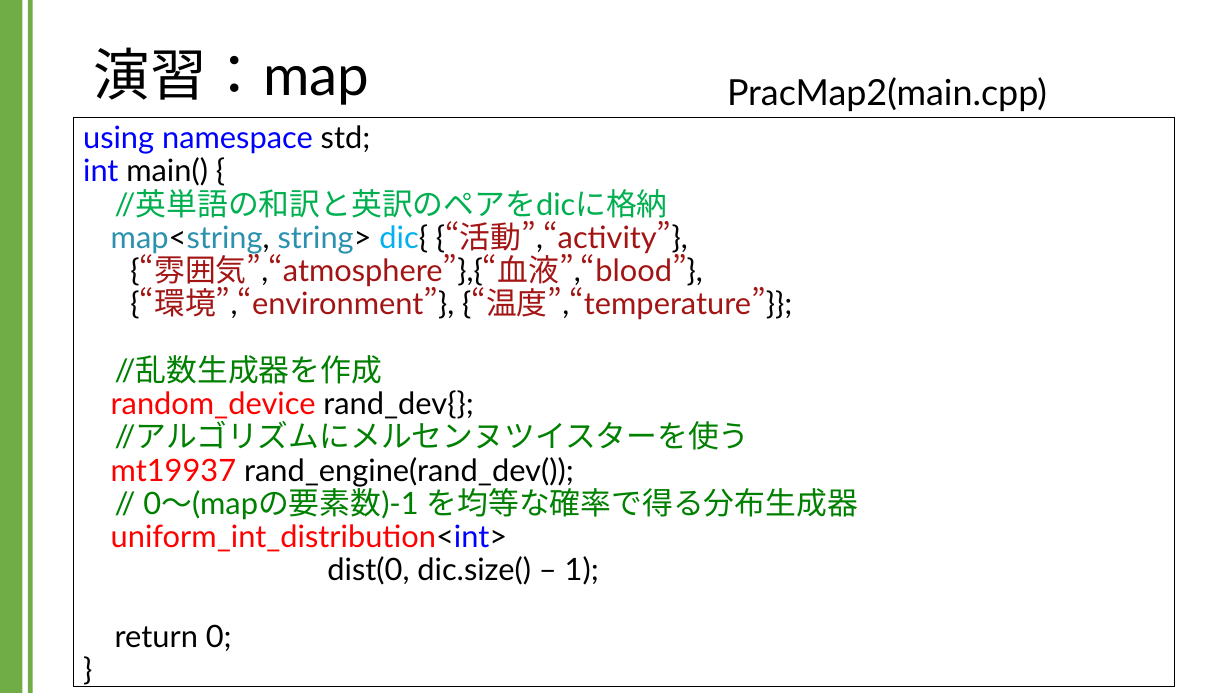
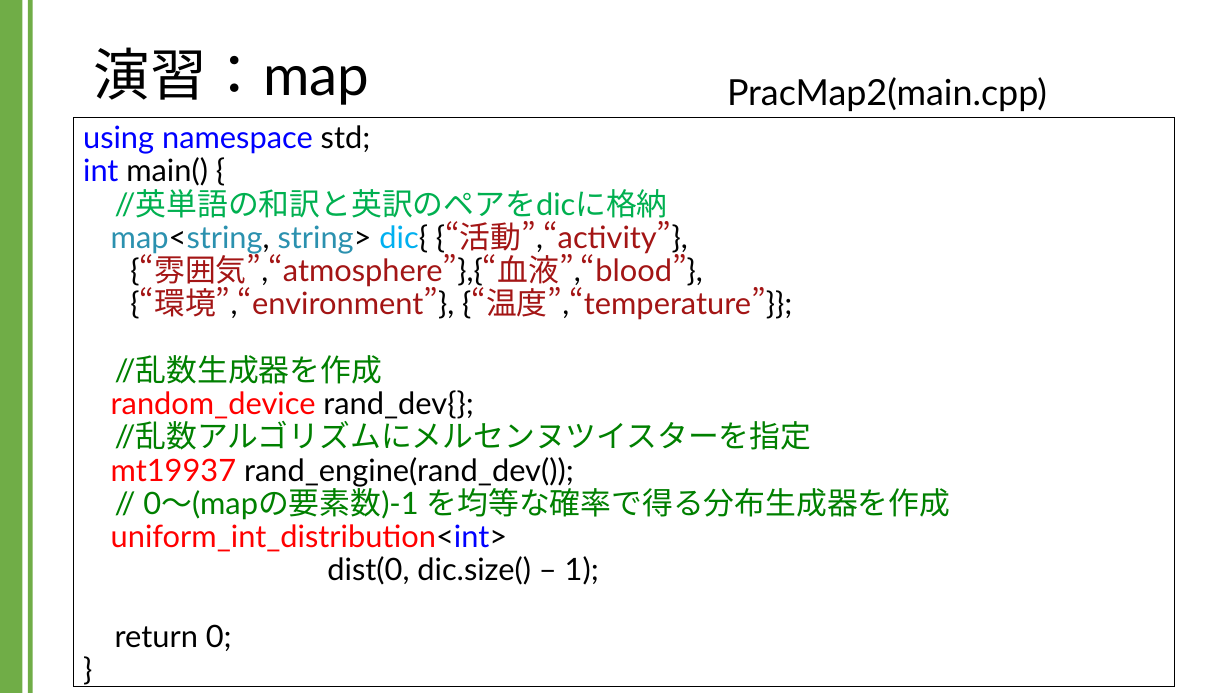
Before and after one commit to kic-murata/cpp2024, a slide deck: slide 18 of 授業資料/演習課題：map.pptx. Drawn at 1232x693 pixels with LibreOffice and Linux fonts; fonts in the diff are those of the drawing. Boxes give left, top, right and bottom in pixels: in the first picture for what was removed or moved away, otherwise in the second. Text is boxed around its words. In the diff, an @@ line names an element or a change of style, - is before the commit and + after.

```diff
--- a/授業資料/演習課題：map.pptx
+++ b/授業資料/演習課題：map.pptx
@@ text at [83, 125, 951, 651]: text changed @@
-using namespace std;
-int main() {
-//英単語の和訳と英訳のペアをdicに格納
-map<string, string> dic{ {“活動”,“activity”},
-{“雰囲気”,“atmosphere”},{“血液”,“blood”},
-{“環境”,“environment”}, {“温度”,“temperature”}};
-//乱数生成器を作成
-random_device rand_dev{};
-//アルゴリズムにメルセンヌツイスターを使う
-mt19937 rand_engine(rand_dev());
-// 0～(mapの要素数)-1 を均等な確率で得る分布生成器
-uniform_int_distribution<int>
-dist(0, dic.size() – 1);
-return 0;
-}
+using namespace std;
+int main() {
+//英単語の和訳と英訳のペアをdicに格納
+map<string, string> dic{ {“活動”,“activity”},
+{“雰囲気”,“atmosphere”},{“血液”,“blood”},
+{“環境”,“environment”}, {“温度”,“temperature”}};
+//乱数生成器を作成
+random_device rand_dev{};
+//乱数アルゴリズムにメルセンヌツイスターを指定
+mt19937 rand_engine(rand_dev());
+// 0～(mapの要素数)-1 を均等な確率で得る分布生成器を作成
+uniform_int_distribution<int>
+dist(0, dic.size() – 1);
+return 0;
+}
```
Also in this commit, not shown: 3 other slides changed.
